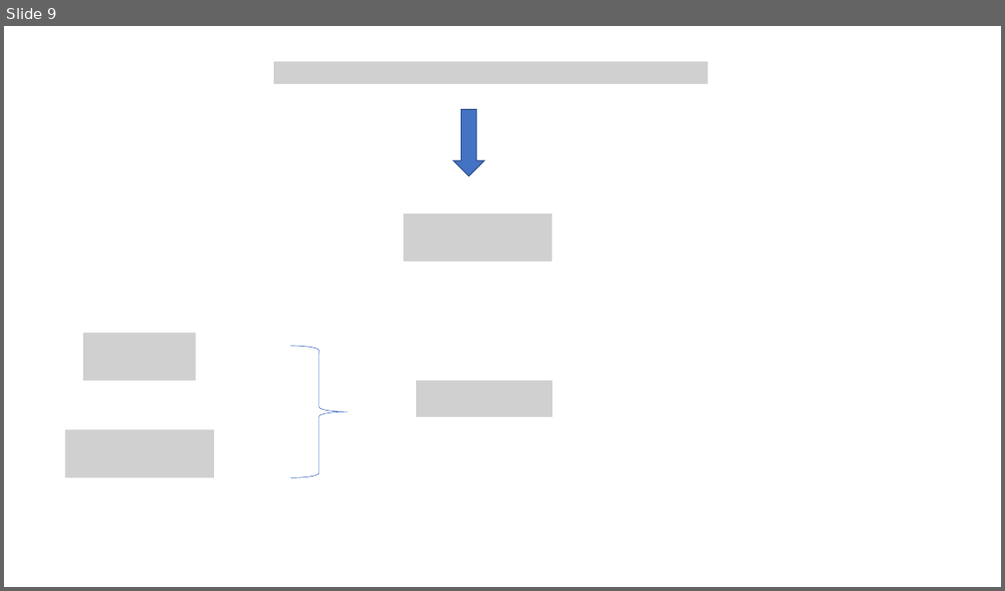
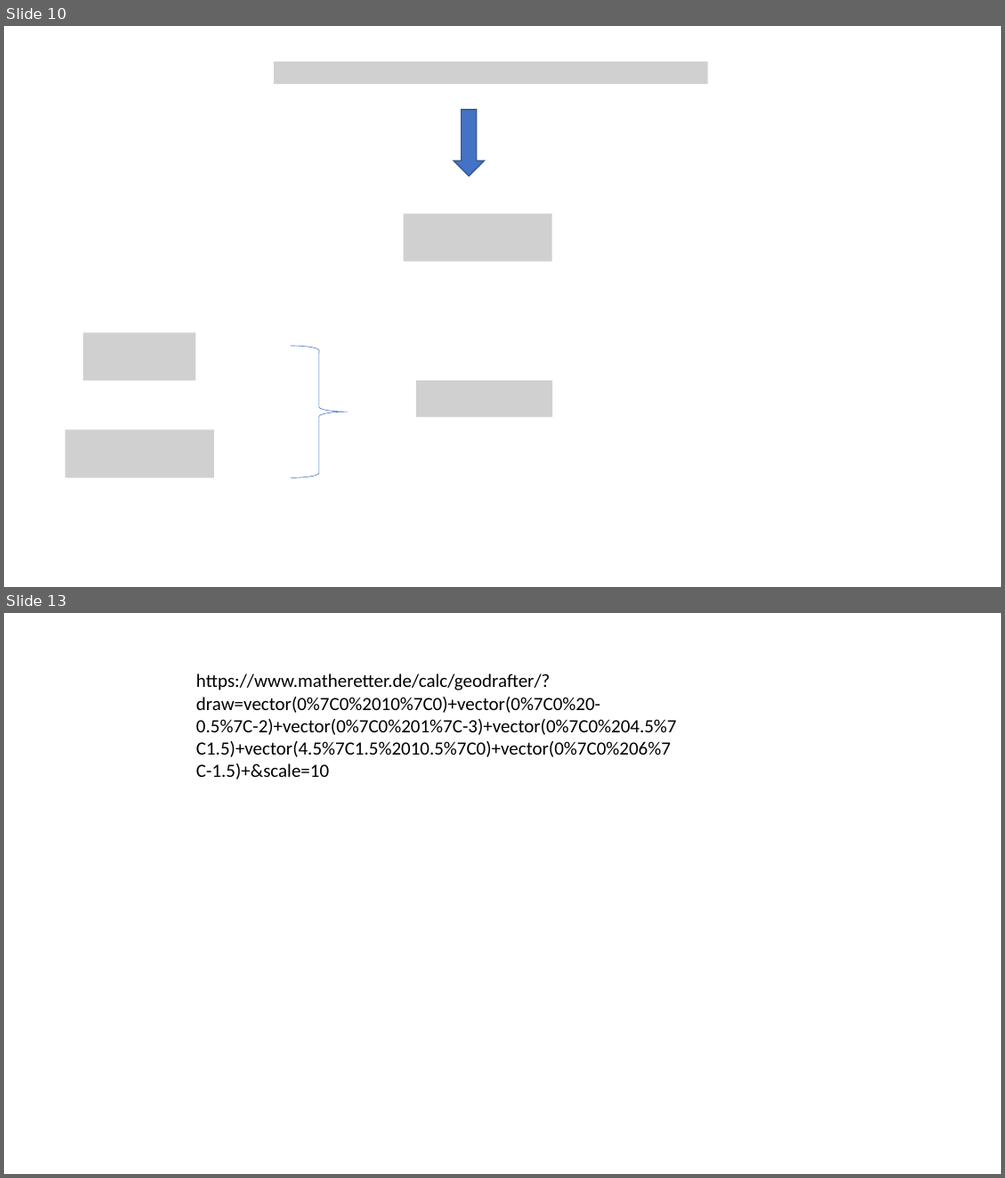
Before and after one commit to EnesAyaz/Studies, a slide deck: Reports/WPT/Coupling.pptx. Shown one above the other, each under a label of ours: slide 9 before the commit, slides 10 and 13 after it; the slides between them are not shown. The pictures are 1005x591 and 1005x1178 pixels, drawn with LibreOffice and Linux fonts; fonts in the diff are those of the drawing; grey boxes stand for pictures. Boxes give left, top, right and bottom in pixels: in the first picture for what was removed or moved away, otherwise in the second. Text is boxed around its words. In the diff, an @@ line names an element or a change of style, - is before the commit and + after.

```diff
--- a/Reports/WPT/Coupling.pptx
+++ b/Reports/WPT/Coupling.pptx
@@ slide 13 added at bbox=[4, 613, 1001, 1174], background #FFFFFF @@
@@ text added at bbox=[196, 674, 677, 779], 18 pt, text #000000 @@
+https://www.matheretter.de/calc/geodrafter/?draw=vector(0%7C0%2010%7C0)+vector(0%7C0%20-0.5%7C-2)+vector(0%7C0%201%7C-3)+vector(0%7C0%204.5%7C1.5)+vector(4.5%7C1.5%2010.5%7C0)+vector(0%7C0%206%7C-1.5)+&scale=10
@@ what was slide 9 is now slide 10 @@
```
Also in this commit, not shown: 1 slide changed, 5 other slides added, 10 other files.
